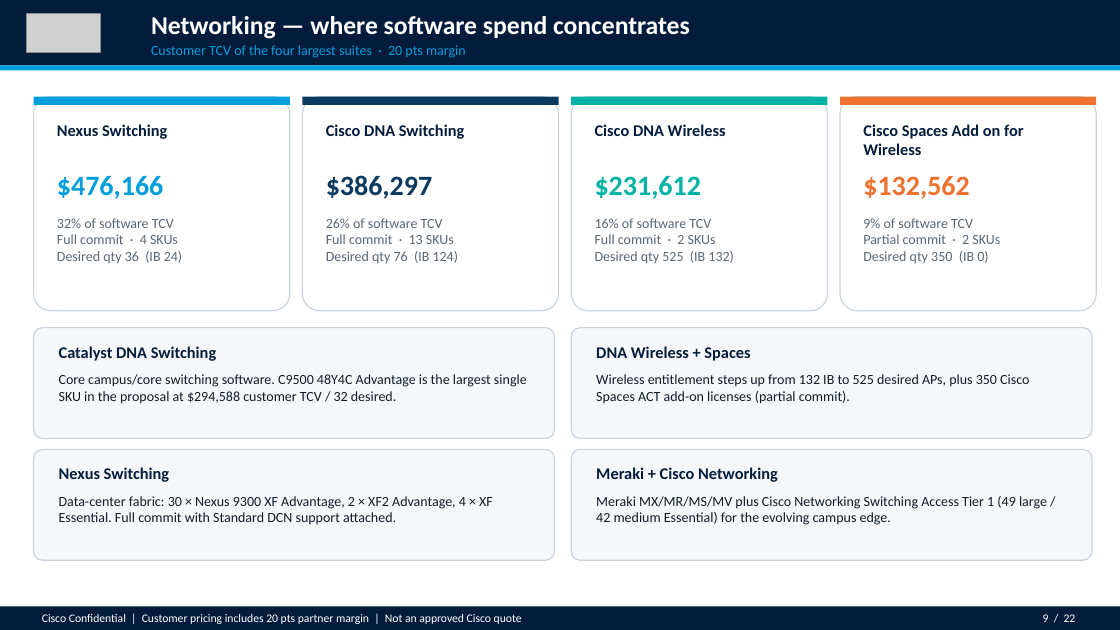
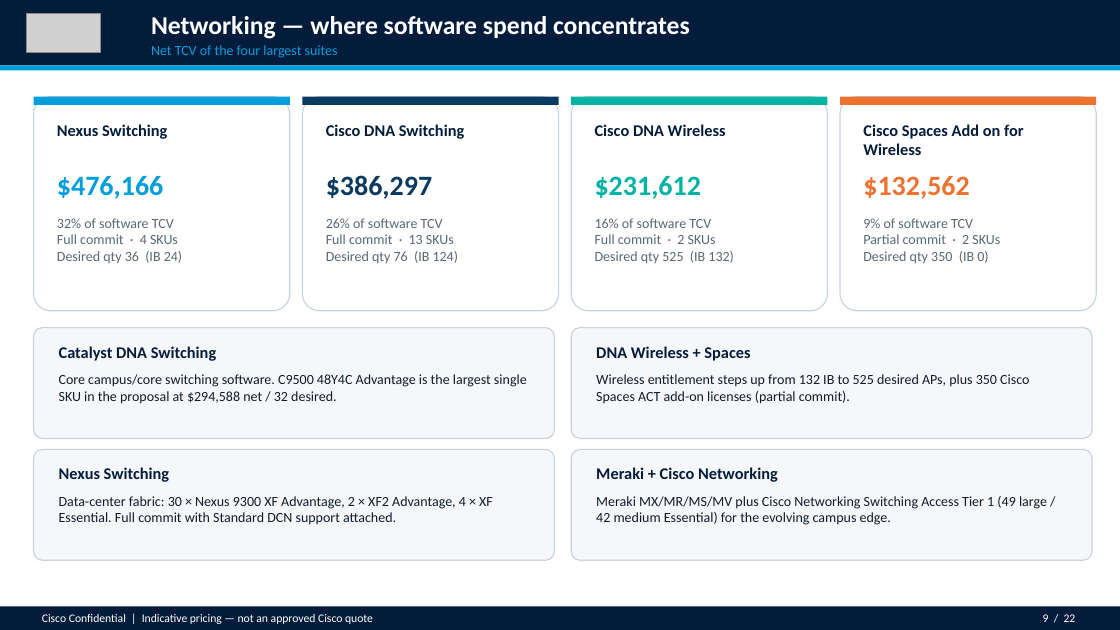
Before and after one commit to chchilds/cxvx, a slide deck: slide 9 of ea-proposal/HALLMARK_CARDS_INCORPORATED_Enterprise_Agreement_Proposal.pptx. Drawn at 1120x630 pixels with LibreOffice and Linux fonts; fonts in the diff are those of the drawing; grey boxes stand for pictures. Boxes give left, top, right and bottom in pixels: in the first picture for what was removed or moved away, otherwise in the second. Text is boxed around its words. In the diff, an @@ line names an element or a change of style, - is before the commit and + after.

```diff
--- a/ea-proposal/HALLMARK_CARDS_INCORPORATED_Enterprise_Agreement_Proposal.pptx
+++ b/ea-proposal/HALLMARK_CARDS_INCORPORATED_Enterprise_Agreement_Proposal.pptx
@@ text at [151, 45, 338, 58]: text changed @@
-Customer TCV of the four largest suites · 20 pts margin
+Net TCV of the four largest suites
@@ text at [59, 374, 527, 404]: text changed @@
-Core campus/core switching software. C9500 48Y4C Advantage is the largest single SKU in the proposal at $294,588 customer TCV / 32 desired.
+Core campus/core switching software. C9500 48Y4C Advantage is the largest single SKU in the proposal at $294,588 net / 32 desired.
@@ text at [42, 614, 373, 624]: text changed @@
-Cisco Confidential | Customer pricing includes 20 pts partner margin | Not an approved Cisco quote
+Cisco Confidential | Indicative pricing — not an approved Cisco quote
```
Also in this commit, not shown: 20 other slides changed, 2 other files.
